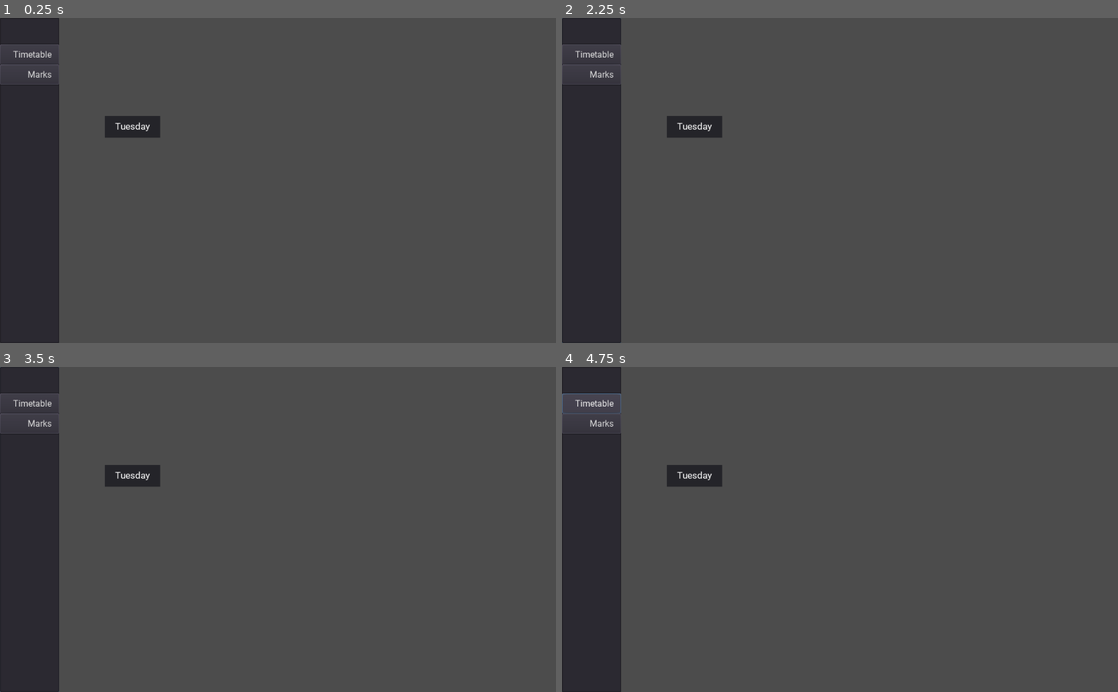
Above: before the commit, frames 1-4 (two rows, left to right).
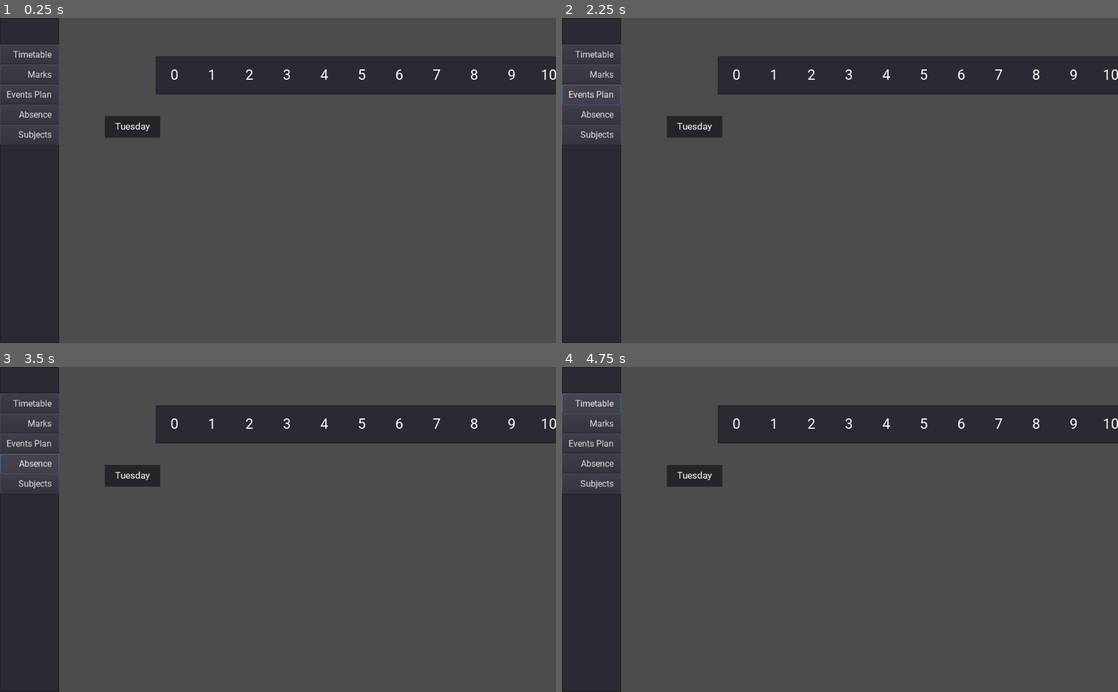
Above: after the commit, the same moments.

Repository: Kecerim24/Bakal-i-Desktop-App
Game: Godot game, scene res://BaseMenu.tscn
The game is run twice, just before and just after one commit, with the same random seed, the same clock (stepped at 60 frames per second) and the same inputs. This scene is started directly instead of the project's main scene.
Inputs (mouse positions are in pixels of both pictures, inside the frame that each line leads up to):
- Up to frame 1 (0.25 s): no input
- Up to frame 2 (2.25 s): click "Timetable" at 0.5 s; click "Marks" at 1.25 s; click (589, 96) at 2 s, where only the run after the commit has a clickable "Events Plan"
- Up to frame 3 (3.5 s): click (27, 464) at 2.75 s, where only the run after the commit has a clickable "Absence"
- Up to frame 4 (4.75 s): click (589, 484) at 3.5 s, where only the run after the commit has a clickable "Subjects"; click "Timetable" at 4.25 s

The runs differ from the first frame. In frame 1, 8.8% of the frame differs, in the area x 0-100%, y 11-39%; in frame 2, 9.3%; in frame 3, 9.3%, in the area x 0-100%, y 0-100%; in frame 4, 8.8%.
Error in both runs: Invalid operands 'String' and 'Nil' in operator '+'. (res://BaseMenu.gd:12)

Commit message:
extend sidemenu make table to menu

Diff:
--- a/BaseMenu.tscn
+++ b/BaseMenu.tscn
@@ -1,11 +1,9 @@
 [gd_scene load_steps=5 format=2]
 
-[ext_resource path="res://Roboto-Regular.ttf" type="DynamicFontData" id=1]
+[ext_resource path="res://sidemenu.tscn" type="PackedScene" id=1]
 [ext_resource path="res://BaseMenu.gd" type="Script" id=2]
 [ext_resource path="res://DayLable.tscn" type="PackedScene" id=3]
-
-[sub_resource type="DynamicFont" id=1]
-font_data = ExtResource( 1 )
+[ext_resource path="res://TableTopMenu.tscn" type="PackedScene" id=4]
 
 [node name="BaseMenu" type="Control"]
 anchor_right = 1.0
@@ -15,26 +13,6 @@
 "_edit_lock_": true
 }
 
-[node name="ItemList" type="ItemList" parent="."]
-anchor_bottom = 1.0
-margin_right = 109.0
-
-[node name="timetable" type="Button" parent="ItemList"]
-margin_top = 49.0
-margin_right = 109.0
-margin_bottom = 86.0
-custom_fonts/font = SubResource( 1 )
-text = "Timetable  "
-align = 2
-
-[node name="marks" type="Button" parent="ItemList"]
-margin_top = 86.0
-margin_right = 109.0
-margin_bottom = 123.0
-custom_fonts/font = SubResource( 1 )
-text = "Marks  "
-align = 2
-
 [node name="TimeTable_req" type="HTTPRequest" parent="."]
 
 [node name="day" parent="." instance=ExtResource( 3 )]
@@ -43,6 +21,17 @@
 margin_right = 295.0
 margin_bottom = 221.0
 
+[node name="daytext" parent="day" index="0"]
+text = "ThisDay"
+
+[node name="SideMenu" parent="." instance=ExtResource( 1 )]
+
+[node name="ItemList" parent="." instance=ExtResource( 4 )]
+margin_left = 287.0
+margin_top = 71.0
+margin_right = 1167.0
+margin_bottom = 141.0
+
 [connection signal="request_completed" from="TimeTable_req" to="." method="_on_TimeTable_request_completed"]
 
 [editable path="day"]
--- a/Control.tscn
+++ b/Control.tscn
@@ -38,7 +38,6 @@
 margin_top = -52.0
 margin_right = 137.0
 margin_bottom = -11.0
-text = "040405zycx"
 placeholder_text = "Username"
 
 [node name="password" type="LineEdit" parent="."]
@@ -50,7 +49,6 @@
 margin_top = 2.0
 margin_right = 137.0
 margin_bottom = 43.0
-text = "1qpnuxks"
 secret = true
 secret_character = "•"
 placeholder_text = "Password"
--- /dev/null
+++ b/TableTopMenu.tscn
@@ -0,0 +1,108 @@
+[gd_scene load_steps=2 format=2]
+
+[ext_resource path="res://new_theme.tres" type="Theme" id=1]
+
+[node name="ItemList" type="ItemList"]
+margin_left = 98.0
+margin_top = 157.0
+margin_right = 857.0
+margin_bottom = 226.0
+
+[node name="Label0" type="Label" parent="."]
+margin_right = 69.0
+margin_bottom = 69.0
+theme = ExtResource( 1 )
+text = "0"
+align = 1
+valign = 1
+
+[node name="Label1" type="Label" parent="."]
+margin_left = 69.0
+margin_right = 138.0
+margin_bottom = 69.0
+rect_pivot_offset = Vector2( 88, 59 )
+theme = ExtResource( 1 )
+text = "1"
+align = 1
+valign = 1
+
+[node name="Label2" type="Label" parent="."]
+margin_left = 138.0
+margin_right = 207.0
+margin_bottom = 69.0
+theme = ExtResource( 1 )
+text = "2"
+align = 1
+valign = 1
+
+[node name="Label3" type="Label" parent="."]
+margin_left = 207.0
+margin_right = 276.0
+margin_bottom = 69.0
+theme = ExtResource( 1 )
+text = "3"
+align = 1
+valign = 1
+
+[node name="Label4" type="Label" parent="."]
+margin_left = 276.0
+margin_right = 345.0
+margin_bottom = 69.0
+theme = ExtResource( 1 )
+text = "4"
+align = 1
+valign = 1
+
+[node name="Label5" type="Label" parent="."]
+margin_left = 345.0
+margin_right = 414.0
+margin_bottom = 69.0
+theme = ExtResource( 1 )
+text = "5"
+align = 1
+valign = 1
+
+[node name="Label6" type="Label" parent="."]
+margin_left = 414.0
+margin_right = 483.0
+margin_bottom = 69.0
+theme = ExtResource( 1 )
+text = "6"
+align = 1
+valign = 1
+
+[node name="Label7" type="Label" parent="."]
+margin_left = 483.0
+margin_right = 552.0
+margin_bottom = 69.0
+theme = ExtResource( 1 )
+text = "7"
+align = 1
+valign = 1
+
+[node name="Label8" type="Label" parent="."]
+margin_left = 552.0
+margin_right = 621.0
+margin_bottom = 69.0
+theme = ExtResource( 1 )
+text = "8"
+align = 1
+valign = 1
+
+[node name="Label9" type="Label" parent="."]
+margin_left = 621.0
+margin_right = 690.0
+margin_bottom = 69.0
+theme = ExtResource( 1 )
+text = "9"
+align = 1
+valign = 1
+
+[node name="Label10" type="Label" parent="."]
+margin_left = 690.0
+margin_right = 759.0
+margin_bottom = 69.0
+theme = ExtResource( 1 )
+text = "10"
+align = 1
+valign = 1
--- /dev/null
+++ b/new_theme.tres
@@ -0,0 +1,10 @@
+[gd_resource type="Theme" load_steps=3 format=2]
+
+[ext_resource path="res://Roboto-Regular.ttf" type="DynamicFontData" id=1]
+
+[sub_resource type="DynamicFont" id=1]
+size = 26
+font_data = ExtResource( 1 )
+
+[resource]
+default_font = SubResource( 1 )
--- /dev/null
+++ b/sidemenu.tscn
@@ -0,0 +1,50 @@
+[gd_scene load_steps=3 format=2]
+
+[ext_resource path="res://Roboto-Regular.ttf" type="DynamicFontData" id=1]
+
+[sub_resource type="DynamicFont" id=1]
+font_data = ExtResource( 1 )
+
+[node name="SideMenu" type="ItemList"]
+anchor_bottom = 1.0
+margin_right = 109.0
+
+[node name="timetable" type="Button" parent="."]
+margin_top = 49.0
+margin_right = 109.0
+margin_bottom = 86.0
+custom_fonts/font = SubResource( 1 )
+text = "Timetable  "
+align = 2
+
+[node name="marks" type="Button" parent="."]
+margin_top = 86.0
+margin_right = 109.0
+margin_bottom = 123.0
+custom_fonts/font = SubResource( 1 )
+text = "Marks  "
+align = 2
+
+[node name="eventsplan" type="Button" parent="."]
+margin_top = 123.0
+margin_right = 109.0
+margin_bottom = 160.0
+custom_fonts/font = SubResource( 1 )
+text = "Events Plan  "
+align = 2
+
+[node name="absence" type="Button" parent="."]
+margin_top = 160.0
+margin_right = 109.0
+margin_bottom = 197.0
+custom_fonts/font = SubResource( 1 )
+text = "Absence  "
+align = 2
+
+[node name="subjects" type="Button" parent="."]
+margin_top = 197.0
+margin_right = 109.0
+margin_bottom = 234.0
+custom_fonts/font = SubResource( 1 )
+text = "Subjects  "
+align = 2
